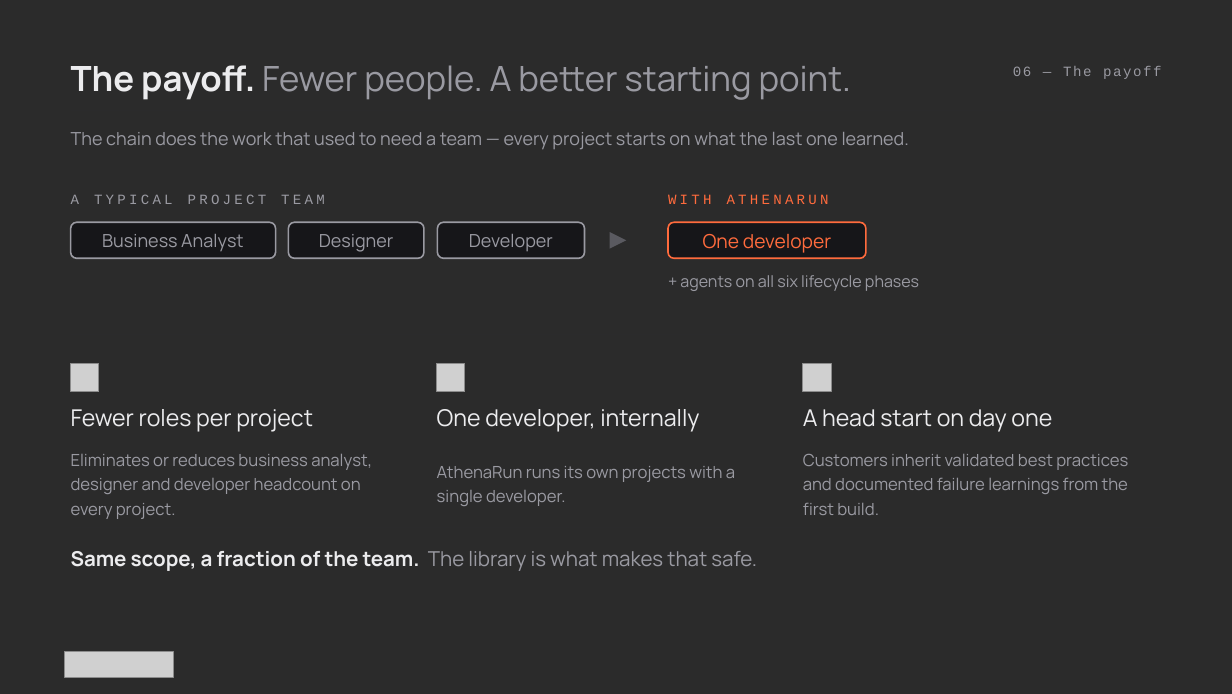
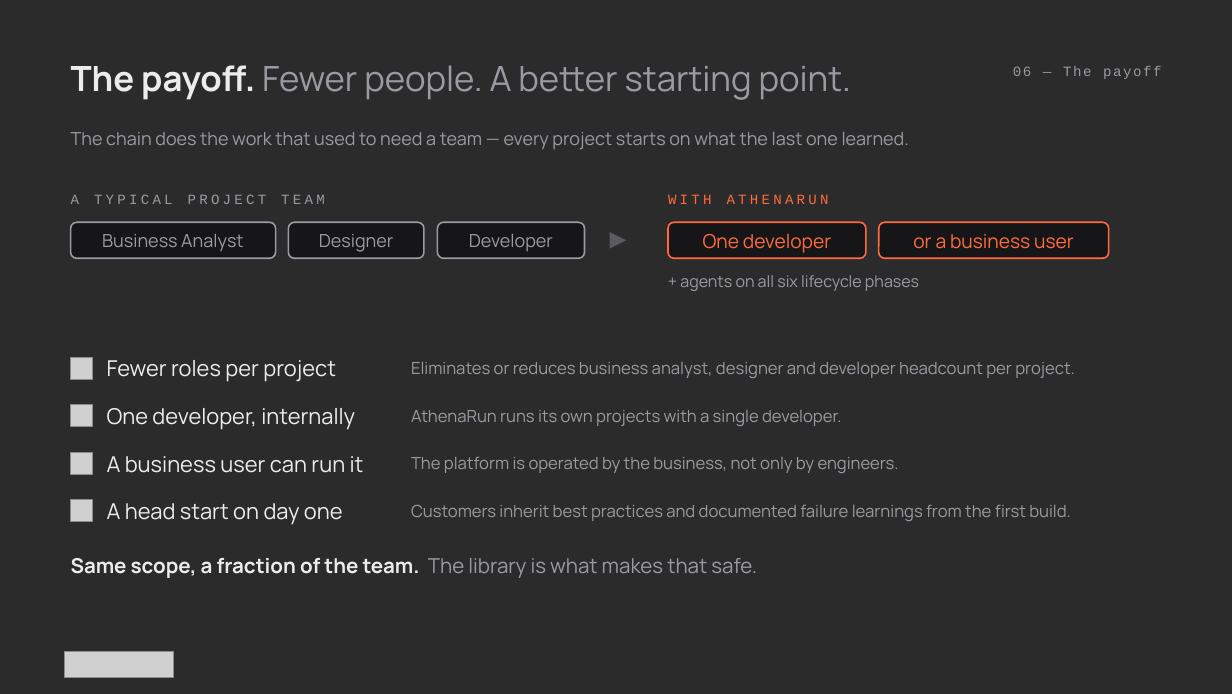
Before and after one commit to athenarunai-gif/Athena, a slide deck: slide 6 of deck/Pitch_Deck_AthenaRun_v2.pptx. Drawn at 1232x694 pixels with LibreOffice and Linux fonts; fonts in the diff are those of the drawing; grey boxes stand for pictures; background and template pictures are left out; a plain dark background stands for a picture behind light text. Boxes give left, top, right and bottom in pixels: in the first picture for what was removed or moved away, otherwise in the second. Text is boxed around its words. In the diff, an @@ line names an element or a change of style, - is before the commit and + after.

```diff
--- a/deck/Pitch_Deck_AthenaRun_v2.pptx
+++ b/deck/Pitch_Deck_AthenaRun_v2.pptx
@@ rounded rectangle added at (879, 222, 1109, 258), fill #161619, outline #FF6B3D 1.25 pt @@
@@ text added at (913, 234, 1074, 249), 15 pt, text #FF6B3D @@
+or a business user
@@ picture: place and size @@
-picture at (70, 363, 99, 392)
+picture at (70, 357, 92, 379)
@@ text "Fewer roles per project": place and size @@
-text "Fewer roles per project" at (71, 409, 313, 432)
+text "Fewer roles per project" at (107, 360, 336, 382)
@@ text at (411, 362, 1075, 378): text changed @@
-Eliminates or reduces business analyst, designer and developer headcount on every project.
+Eliminates or reduces business analyst, designer and developer headcount per project.
@@ picture: place and size @@
-picture at (437, 363, 465, 392)
+picture at (70, 405, 92, 427)
@@ text "One developer, internally": place and size @@
-text "One developer, internally" at (437, 409, 699, 432)
+text "One developer, internally" at (107, 408, 355, 430)
@@ text "AthenaRun runs its own projects ...": place and size @@
-text "AthenaRun runs its own projects ..." at (437, 466, 735, 506)
+text "AthenaRun runs its own projects ..." at (411, 410, 841, 426)
@@ text "AthenaRun runs its own projects ..." at (411, 410, 841, 426): line spacing 19pt to 1 @@
@@ picture added at (70, 452, 92, 474) @@
@@ text added at (107, 456, 364, 473), 17 pt, text #ECECEE @@
+A business user can run it
@@ text added at (411, 457, 899, 473), 13 pt, text #9A9AA2 @@
+The platform is operated by the business, not only by engineers.
@@ picture: place and size @@
-picture at (803, 363, 832, 392)
+picture at (70, 499, 92, 522)
@@ size 18 to 17 pt in 3 elements at (107, 360, 336, 382), (107, 408, 355, 430), (107, 503, 343, 525) @@
@@ text "A head start on day ...": place and size @@
-text "A head start on day ..." at (803, 409, 1052, 432)
+text "A head start on day ..." at (107, 503, 343, 525)
@@ text at (411, 505, 1071, 521): text changed @@
-Customers inherit validated best practices and documented failure learnings from the first build.
+Customers inherit best practices and documented failure learnings from the first build.
@@ text "Same scope, a fraction of ...": place and size @@
-text "Same scope, a fraction of ..." at (71, 551, 757, 571)
+text "Same scope, a fraction of ..." at (71, 558, 757, 578)
```
Also in this commit, not shown: 4 other slides changed, 2 other files.
